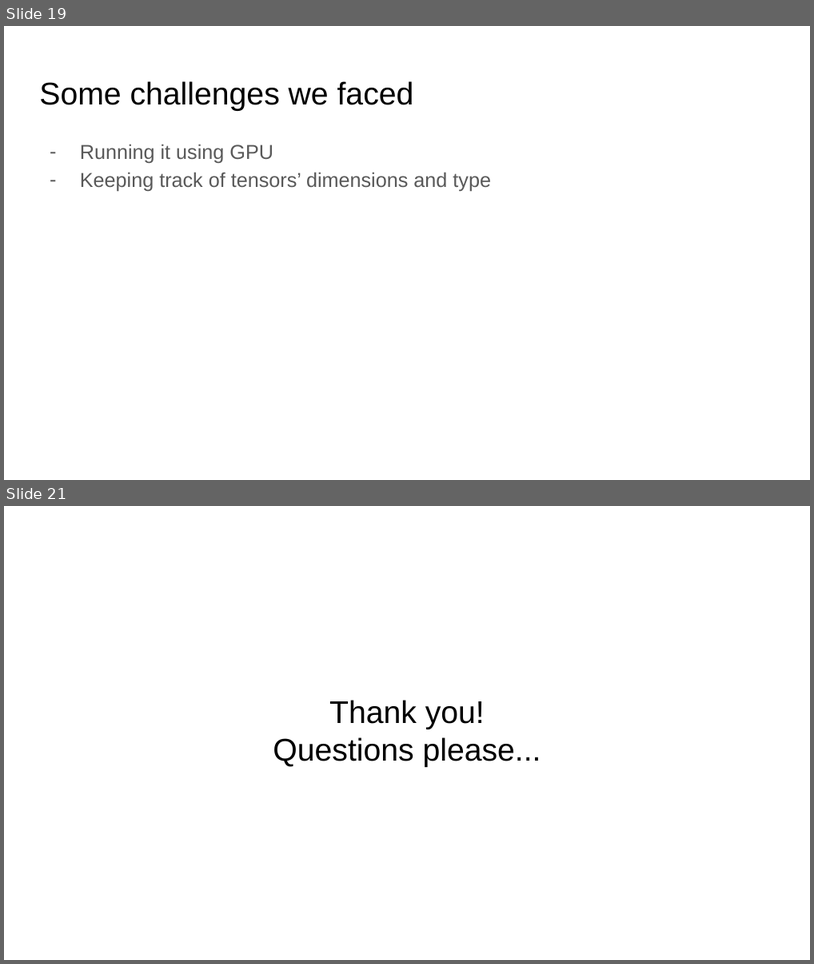
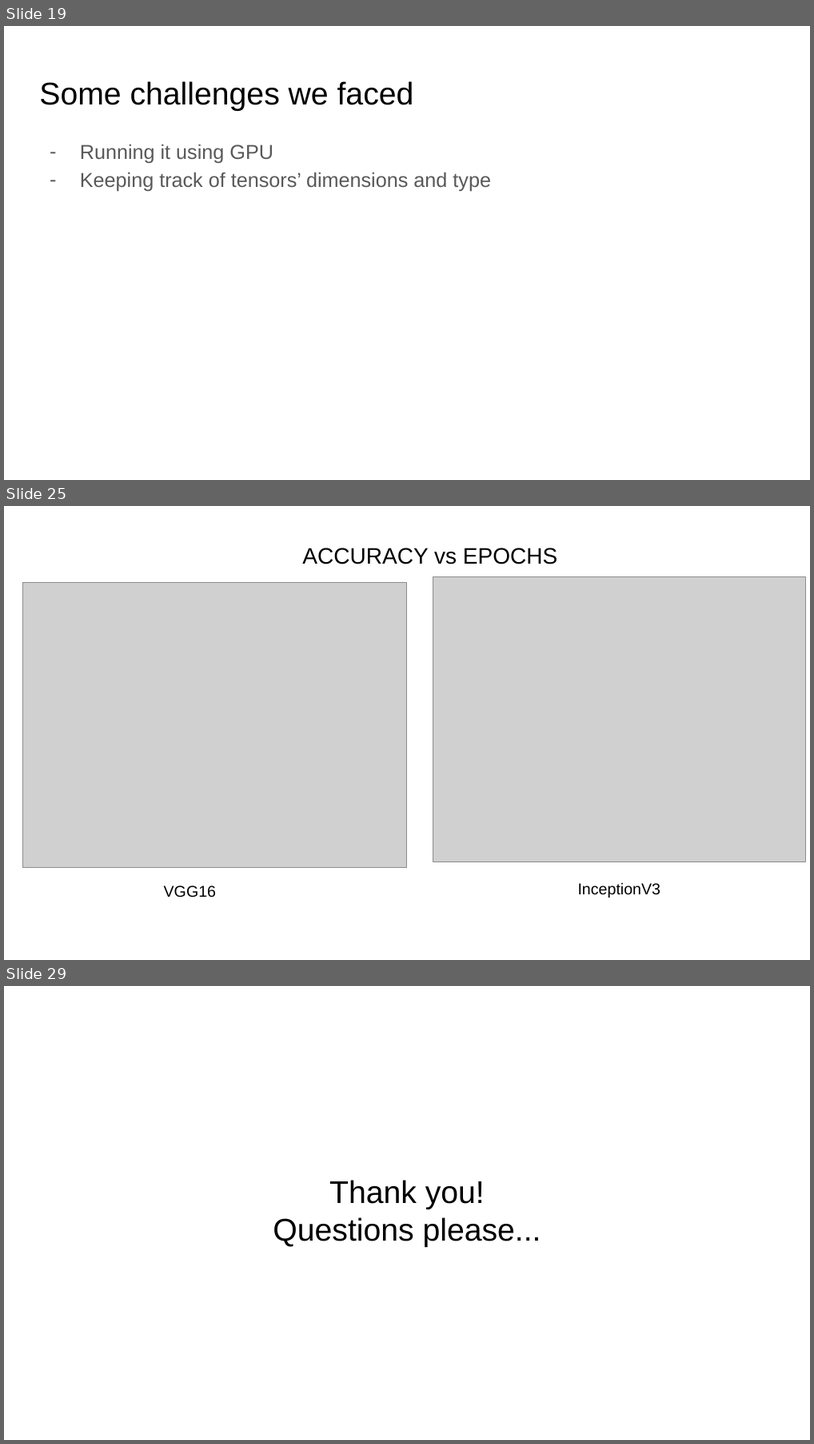
Before and after one commit to KrishnaGarg/gesture-recognition, a slide deck: HAND GESTURE RECOGNITION.pptx. Shown one above the other, each under a label of ours: slides 19 and 21 before the commit, slides 19, 25 and 29 after it; the slides between them are not shown. The pictures are 814x964 and 814x1444 pixels, drawn with LibreOffice and Linux fonts; fonts in the diff are those of the drawing; grey boxes stand for pictures. Boxes give left, top, right and bottom in pixels: in the first picture for what was removed or moved away, otherwise in the second. Text is boxed around its words. In the diff, an @@ line names an element or a change of style, - is before the commit and + after.

```diff
--- a/HAND GESTURE RECOGNITION.pptx
+++ b/HAND GESTURE RECOGNITION.pptx
@@ slide 25 added at [4, 506, 810, 960], background #FFFFFF @@
@@ text added at [302, 548, 558, 564], 20 pt, text #000000 @@
+ACCURACY vs EPOCHS
@@ picture added at [433, 577, 806, 862] @@
@@ picture added at [22, 583, 407, 868] @@
@@ text added at [164, 885, 216, 897], 14 pt, text #000000 @@
+VGG16
@@ text added at [578, 882, 662, 897], 14 pt, text #000000 @@
+InceptionV3
@@ what was slide 21 is now slide 29 @@
```
Also in this commit, not shown: 3 slides changed, 7 other slides added.
